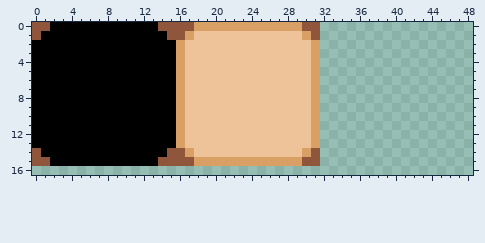
Pixel-art sprite: assets/sprite_atlas.png. Above, as it was before the edit.
The file is 128x128 pixels, drawn in blocks of 2x2; one block is one cell here. Shown: x 0..48, y 0..16.
After the commit:
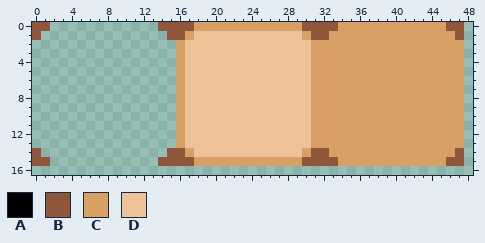
Palette (. is transparent): A #000000  B #8f563b  C #d9a066  D #eec39a
Changes in this commit:
Changed rows in their new state; - is an unchanged pixel.
first column x 0:
 0 --............------------------BBCCCCCCCCCCCCBB
 1 -..............-----------------BCCCCCCCCCCCCCCB
 2 ................----------------CCCCCCCCCCCCCCCC
 3 ................----------------CCCCCCCCCCCCCCCC
 4 ................----------------CCCCCCCCCCCCCCCC
 5 ................----------------CCCCCCCCCCCCCCCC
 6 ................----------------CCCCCCCCCCCCCCCC
 7 ................----------------CCCCCCCCCCCCCCCC
 8 ................----------------CCCCCCCCCCCCCCCC
 9 ................----------------CCCCCCCCCCCCCCCC
10 ................----------------CCCCCCCCCCCCCCCC
11 ................----------------CCCCCCCCCCCCCCCC
12 ................----------------CCCCCCCCCCCCCCCC
13 ................----------------CCCCCCCCCCCCCCCC
14 -..............-----------------BCCCCCCCCCCCCCCB
15 --............------------------BBCCCCCCCCCCCCBB
